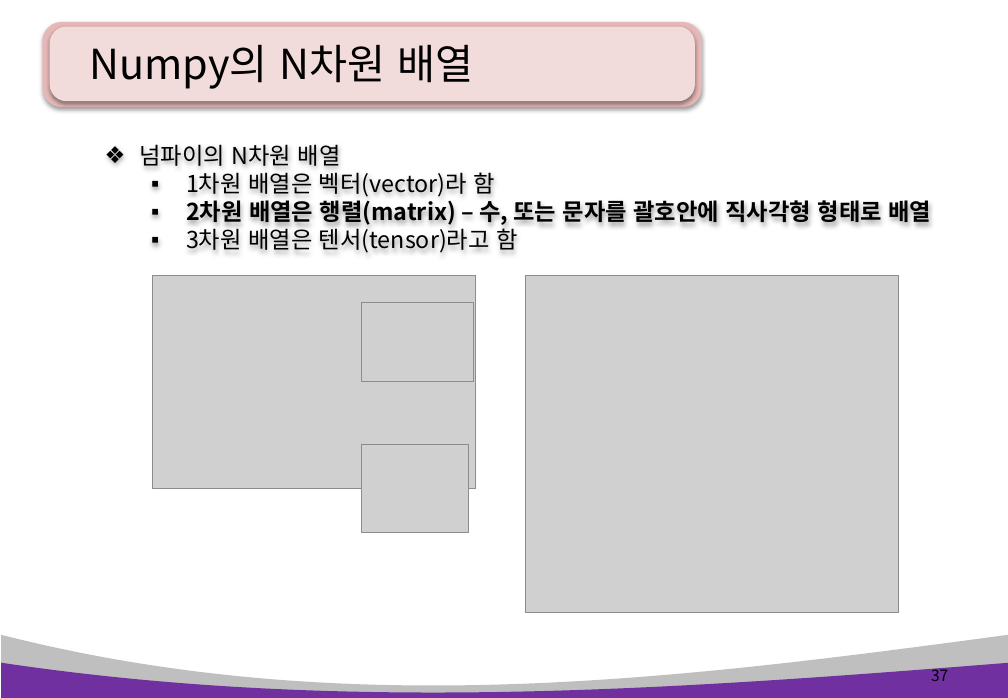
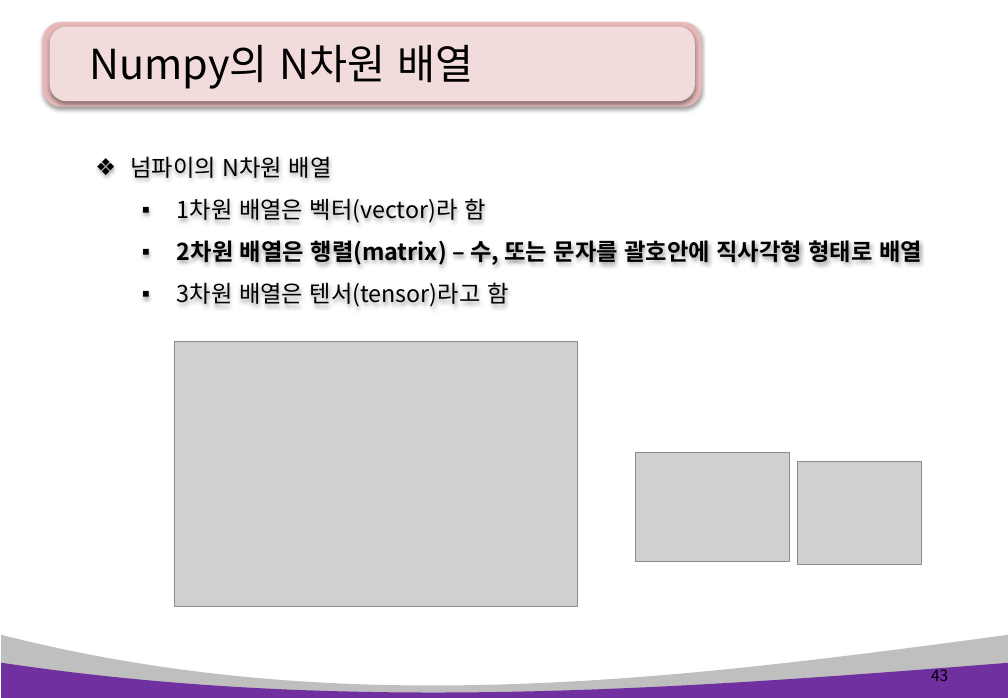
Before and after one commit to pshho/ngreen_project, a slide deck: slide 43 of pyWorks/자료/python_ppt/Python 13장. 데이터 분석 및 시각화 .pptx (slide 37 before the commit). Drawn at 1008x698 pixels with LibreOffice and Linux fonts; fonts in the diff are those of the drawing; grey boxes stand for pictures. Boxes give left, top, right and bottom in pixels: in the first picture for what was removed or moved away, otherwise in the second. Text is boxed around its words. In the diff, an @@ line names an element or a change of style, - is before the commit and + after.

```diff
--- a/pyWorks/자료/python_ppt/Python 13장. 데이터 분석 및 시각화 .pptx
+++ b/pyWorks/자료/python_ppt/Python 13장. 데이터 분석 및 시각화 .pptx
@@ text "넘파이의 N차원 배열": place and size @@
-text "넘파이의 N차원 배열" at [139, 144, 931, 253]
+text "넘파이의 N차원 배열" at [130, 156, 922, 307]
@@ text "넘파이의 N차원 배열" at [130, 156, 922, 307]: line spacing 1 to 1.5 @@
@@ picture removed at [526, 276, 899, 612] @@
@@ picture: place and size @@
-picture at [153, 276, 477, 488]
+picture at [174, 342, 577, 606]
@@ picture: place and size @@
-picture at [362, 302, 474, 382]
+picture at [636, 452, 789, 561]
@@ picture: place and size @@
-picture at [362, 444, 469, 531]
+picture at [798, 462, 922, 564]
@@ page number at [931, 666, 948, 681]: text changed @@
-37
+43
```
Also in this commit, not shown: 2 other slides changed, 7 slides added, 1 slide removed, 11 other files.
